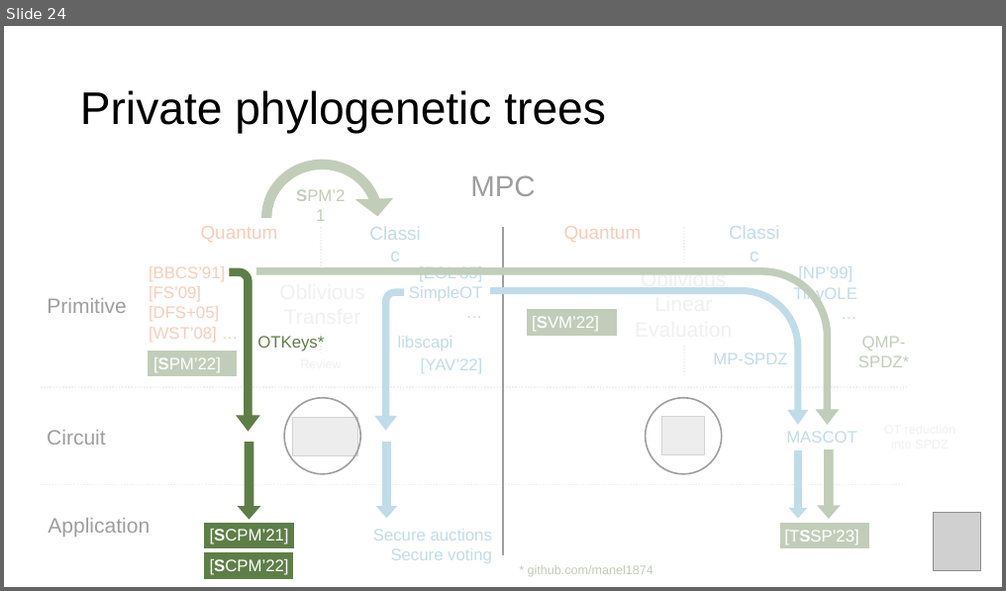
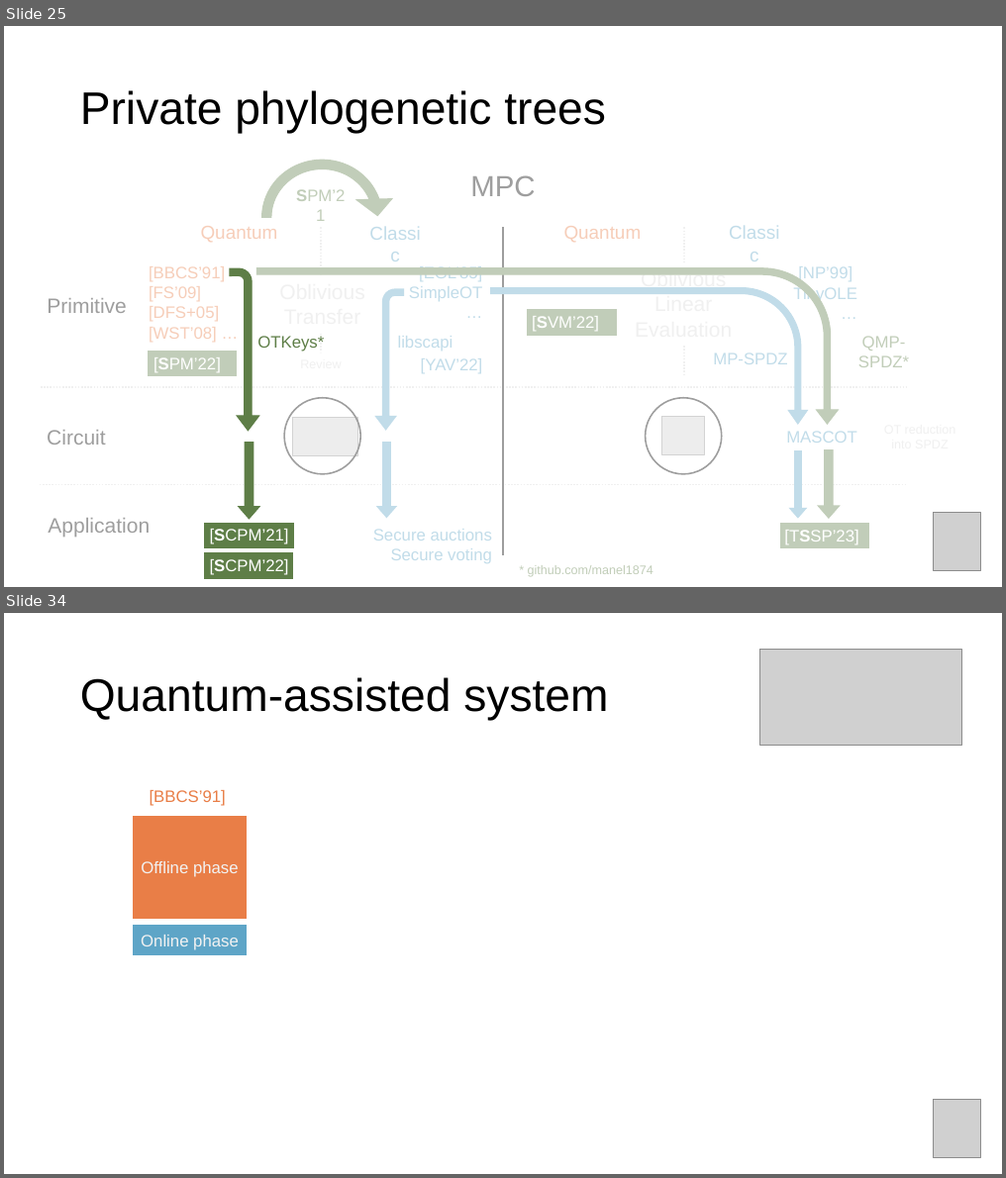
Before and after one commit to manel1874/PhD-thesis, a slide deck: thesis_defense/Thesis_presentation.pptx. Shown one above the other, each under a label of ours: slide 24 before the commit, slides 25 and 34 after it; the slides between them are not shown. The pictures are 1006x591 and 1006x1178 pixels, drawn with LibreOffice and Linux fonts; fonts in the diff are those of the drawing; grey boxes stand for pictures. Boxes give left, top, right and bottom in pixels: in the first picture for what was removed or moved away, otherwise in the second. Text is boxed around its words. In the diff, an @@ line names an element or a change of style, - is before the commit and + after.

```diff
--- a/thesis_defense/Thesis_presentation.pptx
+++ b/thesis_defense/Thesis_presentation.pptx
@@ slide 34 added at [4, 613, 1002, 1174], background #FFFFFF @@
@@ picture added at [760, 649, 961, 746] @@
@@ title added at [80, 677, 608, 721], 44 pt, text #000000 @@
+Quantum-assisted system
@@ text added at [150, 790, 226, 806], 16 pt, text #E97E47 @@
+[BBCS’91]
@@ rectangle added at [133, 817, 247, 919], fill #E97E47, outline #E97E47 1 pt @@
@@ text added at [141, 861, 239, 877], 16 pt, text #F2F2F2 @@
+Offline phase
@@ rectangle added at [133, 926, 247, 956], fill #5EA5C7, outline #5EA5C7 1 pt @@
@@ text added at [141, 935, 239, 951], 16 pt, text #F2F2F2 @@
+Online phase
@@ picture added at [934, 1100, 982, 1157] @@
@@ what was slide 24 is now slide 25 @@
```
Also in this commit, not shown: 11 slides changed, 16 other slides added, 1 slide removed, 1 other file.
